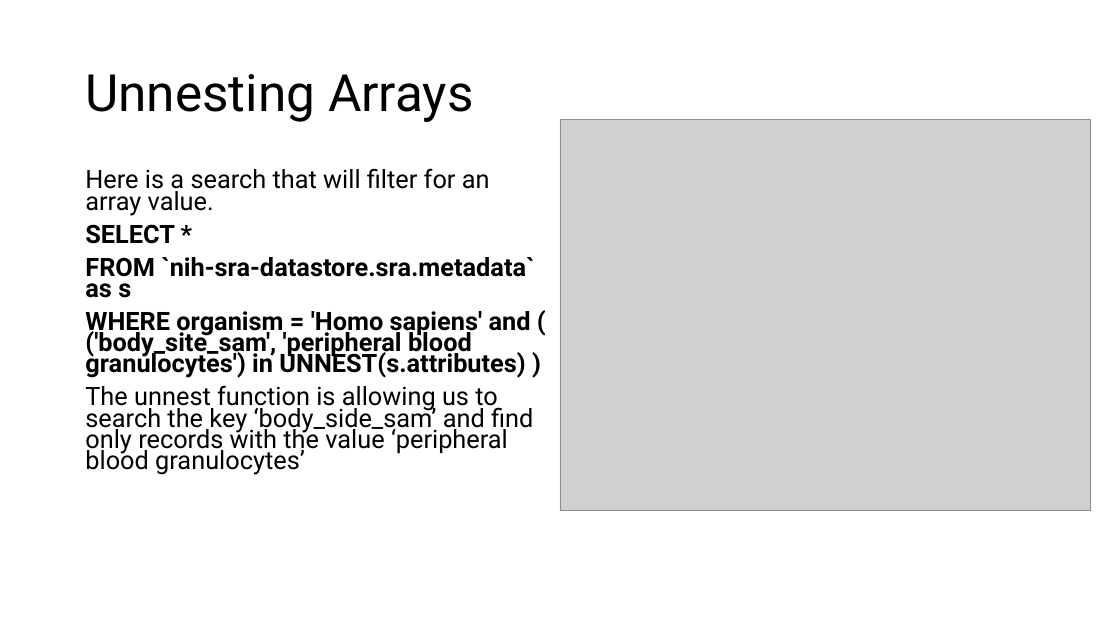
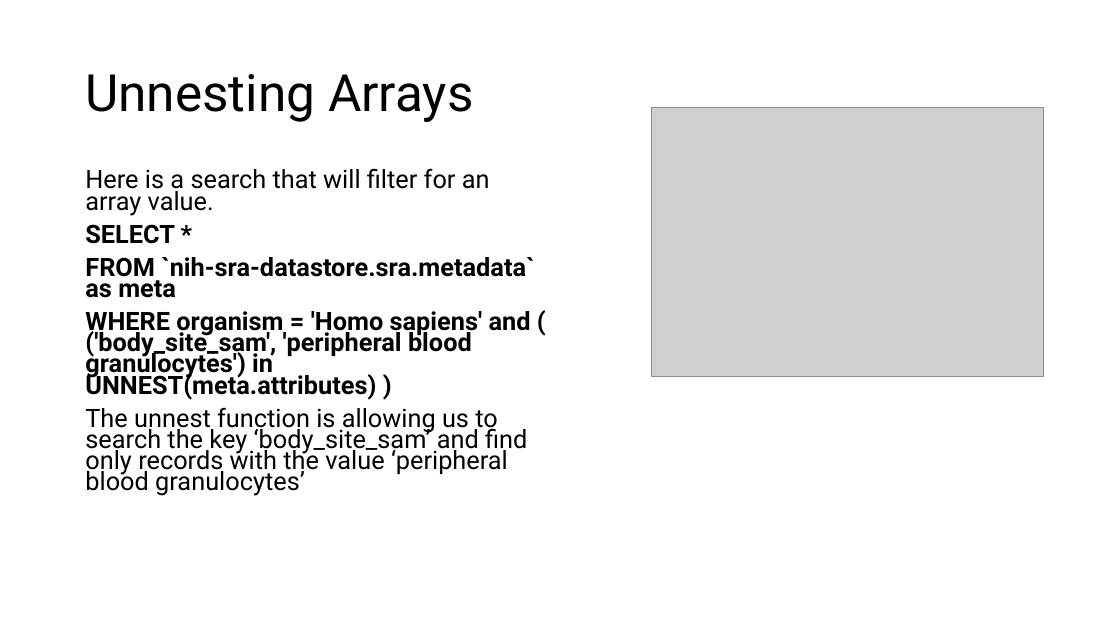
Before and after one commit to ncbi/ASHG-Workshop-2021, a slide deck: slide 16 of Interactive_ASHG.pptx. Drawn at 1120x630 pixels with LibreOffice and Linux fonts; fonts in the diff are those of the drawing; grey boxes stand for pictures; background and template pictures are left out. Boxes give left, top, right and bottom in pixels: in the first picture for what was removed or moved away, otherwise in the second. Text is boxed around its words. In the diff, an @@ line names an element or a change of style, - is before the commit and + after.

```diff
--- a/Interactive_ASHG.pptx
+++ b/Interactive_ASHG.pptx
@@ picture removed at box(560, 119, 1091, 510) @@
@@ picture added at box(652, 108, 1044, 376) @@
@@ text at box(85, 257, 534, 496): text changed @@
-FROM `nih-sra-datastore.sra.metadata` as s
-WHERE organism = 'Homo sapiens' and ( ('body_site_sam', 'peripheral blood granulocytes') in UNNEST(s.attributes) )
-The unnest function is allowing us to search the key ‘body_side_sam’ and find only records with the value ‘peripheral blood granulocytes’
+FROM `nih-sra-datastore.sra.metadata` as meta
+WHERE organism = 'Homo sapiens' and ( ('body_site_sam', 'peripheral blood granulocytes') in UNNEST(meta.attributes) )
+The unnest function is allowing us to search the key ‘body_site_sam’ and find only records with the value ‘peripheral blood granulocytes’
```
Also in this commit, not shown: 6 other slides changed, 1 slide added, 2 other files.
